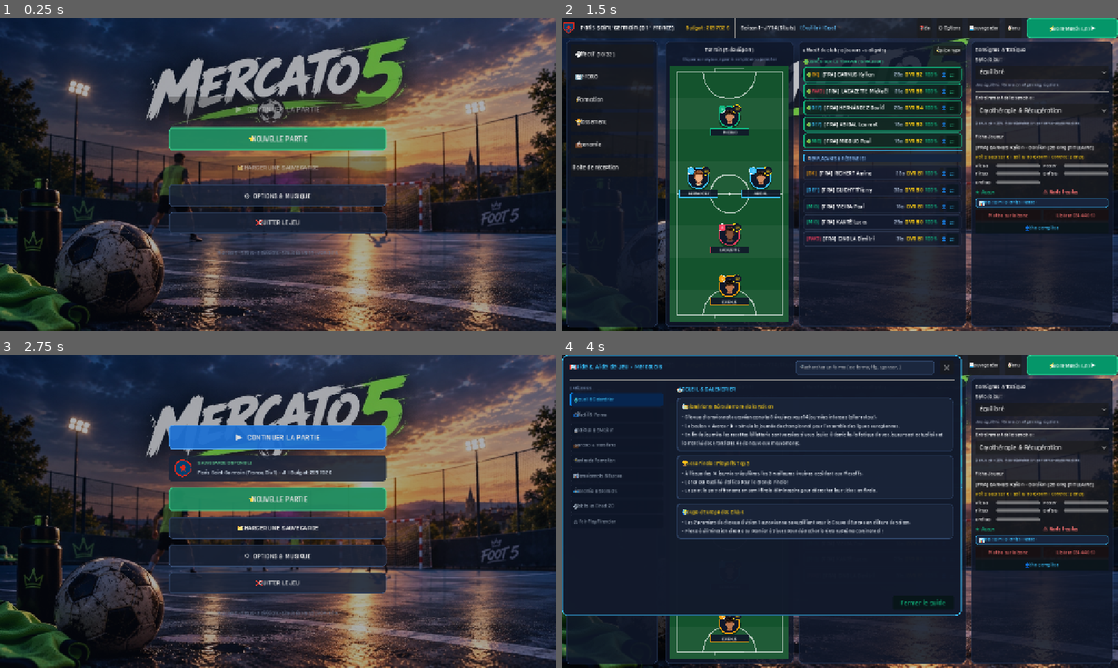
Above: before the commit, frames 1-4 (two rows, left to right).
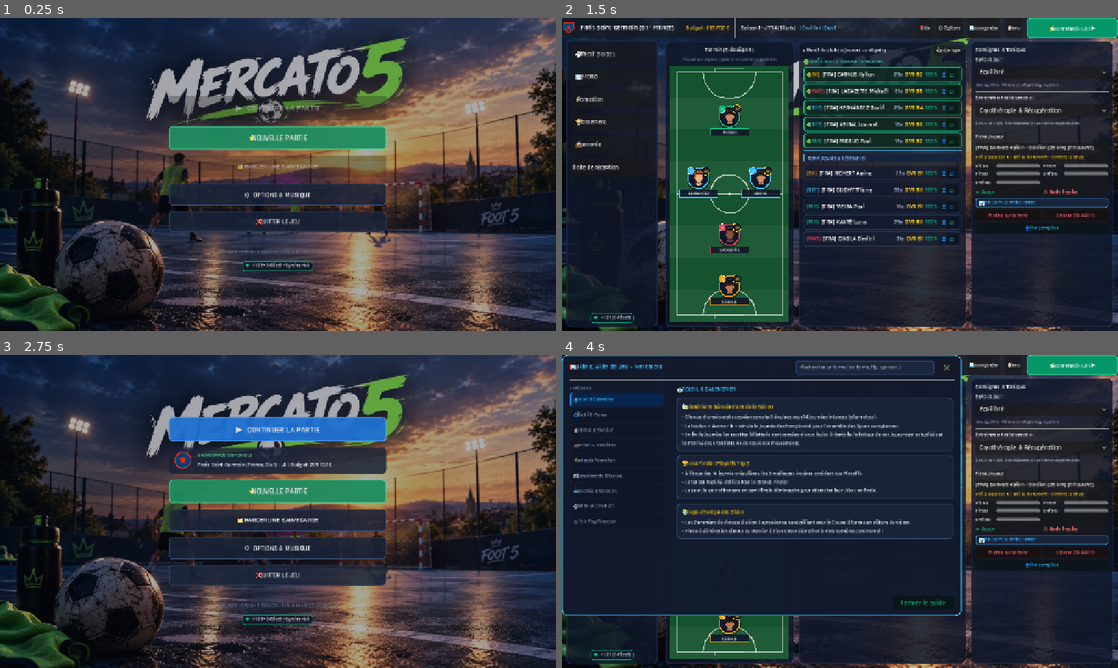
Above: after the commit, the same moments.

Repository: Kikodan/mercato5
Game: Godot game, scene res://scenes/MainMenu.tscn
The game is run twice, just before and just after one commit, with the same random seed, the same clock (stepped at 60 frames per second) and the same inputs.
Inputs:
- Up to frame 1 (0.25 s): no input
- Up to frame 2 (1.5 s): click "⭐ NOUVELLE PARTIE" at 0.5 s; click "🚀 Prendre les rênes de Paris …" at 1.25 s
- Up to frame 3 (2.75 s): click "🏠 Menu" at 2 s
- Up to frame 4 (4 s): click "▶ CONTINUER LA PARTIE" at 2.75 s; click "❓ Aide" at 3.5 s

The runs differ from the first frame. In frame 1, 2.7% of the frame differs, in the area x 30-70%, y 24-81%; in frame 2, 0.1%; in frame 3, 13%, in the area x 30-70%, y 19-87%; in frame 4, 0.1%.

Commit message:
feat: affichage version git coloree dans les menus et regulation saisonniere de la DNCG

Diff:
--- a/scenes/DashboardController.gd
+++ b/scenes/DashboardController.gd
@@ -12,6 +12,7 @@
 const HelpModal = preload("res://scenes/HelpModal.gd")
 const ClubTransferModal = preload("res://scenes/ClubTransferModal.gd")
 const SponsorNegotiationModal = preload("res://scenes/SponsorNegotiationModal.gd")
+const AppVersion = preload("res://scripts/AppVersion.gd")
 
 var player_club: Club
 var current_league: League
@@ -164,6 +165,16 @@
 	_render_squad_view()
 	_show_tab(tab_squad)
 
+	# Badge de version dans la barre latérale
+	var side_vbox = get_node_or_null("Body/SideNav/VBoxContainer")
+	if side_vbox != null:
+		var spacer = Control.new()
+		spacer.size_flags_vertical = Control.SIZE_EXPAND_FILL
+		side_vbox.add_child(spacer)
+		var ver_badge = AppVersion.create_version_badge(true)
+		ver_badge.size_flags_horizontal = Control.SIZE_SHRINK_CENTER
+		side_vbox.add_child(ver_badge)
+
 func _get_game_global() -> Node:
 	if is_inside_tree() and get_tree() != null and get_tree().root != null:
 		return get_tree().root.get_node_or_null("GameGlobal")
@@ -507,8 +518,6 @@
 	if player_club == null:
 		return
 
-	_update_recruitment_ban_status()
-
 	var fin = player_club.get_finances()
 	var total_wage = player_club.get_total_wage()
 	var weekly_fixed_income = fin.get_total_fixed_income()
@@ -539,12 +548,13 @@
 
 	var net_color = Color("34d399") if weekly_net >= 0 else Color("f87171")
 	var net_prefix = "+" if weekly_net >= 0 else ""
-	var net_status = "Recrutement Autorisé ✅" if weekly_net >= 0 else "Recrutement Interdit 🚫 (Déficit)"
+	var current_season_status = "S%d: Recrutement OK ✅" % current_season if not player_club.is_transfer_banned else "S%d: Sanction DNCG 🚫" % current_season
+	var next_season_forecast = "Prévisionnel S%d: Recrutement OK ✅" % (current_season + 1) if weekly_net >= 0 else "Prévisionnel S%d: Risque DNCG ⚠️" % (current_season + 1)
 	var card_net = _create_economy_kpi_card(
 		"📊 RÉSULTAT FIXE / SEMAINE",
 		"%s%s € / sem" % [net_prefix, FormatUtils.format_number(weekly_net)],
 		net_color,
-		"%s (Hors billetterie)" % net_status
+		"%s • %s" % [current_season_status, next_season_forecast]
 	)
 	card_net.size_flags_horizontal = Control.SIZE_EXPAND_FILL
 	kpi_hbox.add_child(card_net)
@@ -1844,12 +1854,10 @@
 	for c in list.get_children():
 		c.queue_free()
 
-	var is_recruiting_allowed = _update_recruitment_ban_status()
-
-	if player_club and not is_recruiting_allowed:
+	if player_club and player_club.is_transfer_banned:
 		var ban_panel = PanelContainer.new()
 		var ban_style = StyleBoxFlat.new()
-		ban_style.bg_color = Color(0.4, 0.08, 0.1, 0.95)
+		ban_style.bg_color = Color(0.35, 0.08, 0.10, 0.95)
 		ban_style.border_color = Color("f87171")
 		ban_style.border_width_left = 4
 		ban_style.set_corner_radius_all(8)
@@ -1860,10 +1868,18 @@
 		ban_panel.add_theme_stylebox_override("panel", ban_style)
 
 		var ban_lbl = Label.new()
-		var deficit = abs(player_club.get_fixed_net_result())
-		ban_lbl.text = "🚫 RECRUTEMENT SUSPENDU — RÉSULTAT FIXE DÉFICITAIRE (-%s / semaine)\nSelon les règles du Fair-Play Financier, vos entrées fixes garanties (sponsors + droits TV) doivent couvrir vos dépenses fixes (salaires + entretien).\nIl vous manque %s / semaine pour équilibrer vos comptes et lever immédiatement cette restriction.\n👉 Rendez-vous dans 'Économie' pour négocier des sponsors ou dans 'Effectif' pour dégraisser vos salaires !" % [
-			FormatUtils.format_number(deficit),
-			FormatUtils.format_money(deficit)
+		var cur_net = player_club.get_fixed_net_result()
+		var forecast_txt = ""
+		if cur_net >= 0:
+			forecast_txt = "Solde fixe actuel positif (+%s/sem) : si vous terminez la saison ainsi, la DNCG lèvera la sanction pour la Saison %d !" % [
+				FormatUtils.format_money(cur_net), current_season + 1
+			]
+		else:
+			forecast_txt = "Solde fixe actuel déficitaire (-%s/sem) : assainissez vos finances avant la fin de saison pour éviter la reconduction de la sanction !" % [
+				FormatUtils.format_money(abs(cur_net))
+			]
+		ban_lbl.text = "🚫 SANCTION DNCG ACTIVE (SAISON %d)\nLe recrutement (achats et signatures libres) est suspendu pour l'ensemble de la Saison %d suite au bilan déficitaire de la saison passée.\nLa décision est prise une fois par an en début d'exercice. Une nouvelle décision sera prise à la fin de cette saison.\n👉 %s" % [
+			current_season, current_season, forecast_txt
 		]
 		ban_lbl.autowrap_mode = TextServer.AUTOWRAP_WORD_SMART
 		ban_lbl.add_theme_font_size_override("font_size", 12)
@@ -2704,23 +2720,19 @@
 	_update_topbar()
 	_render_standings_view()
 
-func _update_recruitment_ban_status() -> bool:
-	if player_club == null:
-		return true
-	var net_fixed = player_club.get_fixed_net_result()
-	if net_fixed >= 0:
-		player_club.is_transfer_banned = false
-		return true
-	else:
-		player_club.is_transfer_banned = true
-		return false
-
 func _enter_interseason_day() -> void:
 	is_interseason = true
-	_update_recruitment_ban_status()
 	_update_topbar()
 	_render_standings_view()
-	show_toast("📅 Intersaison ouverte ! Ajustez vos finances (sponsors, effectif) avant de clôturer la saison.")
+	var net_fixed = player_club.get_fixed_net_result() if player_club else 0
+	if net_fixed >= 0:
+		show_toast("📅 Intersaison ouverte ! Bilan prévisionnel positif (+%s/sem) : recrutement autorisé en Saison %d." % [
+			FormatUtils.format_money(net_fixed), current_season + 1
+		])
+	else:
+		show_toast("⚠️ Bilan prévisionnel déficitaire (-%s/sem) ! Assainissez vos comptes avant de clôturer la saison." % [
+			FormatUtils.format_money(abs(net_fixed))
+		], true)
 
 func _on_trophy_acknowledged() -> void:
 	if trophy_modal.current_type == TrophyModal.TrophyType.LEAGUE:
@@ -2820,9 +2832,8 @@
 	)
 
 func open_club_transfer_negotiation(p: Player, seller: Club) -> void:
-	if not _update_recruitment_ban_status():
-		var deficit = abs(player_club.get_fixed_net_result())
-		show_toast("🚫 Recrutement interdit : résultat fixe déficitaire (-%s/sem). Assainissez vos comptes !" % FormatUtils.format_money(deficit), true)
+	if player_club and player_club.is_transfer_banned:
+		show_toast("🚫 Recrutement interdit cette saison par décision de la DNCG !", true)
 		return
 	if seller == null or seller == player_club:
 		open_negotiation(p, null, 0)
@@ -2836,9 +2847,8 @@
 	open_negotiation(p, seller, agreed_fee)
 
 func open_negotiation(p: Player, seller: Club = null, agreed_fee: int = 0) -> void:
-	if not _update_recruitment_ban_status():
-		var deficit = abs(player_club.get_fixed_net_result())
-		show_toast("🚫 Recrutement interdit : résultat fixe déficitaire (-%s/sem). Assainissez vos comptes !" % FormatUtils.format_money(deficit), true)
+	if player_club and player_club.is_transfer_banned:
+		show_toast("🚫 Recrutement interdit cette saison par décision de la DNCG !", true)
 		return
 	if p == null:
 		return
--- a/scenes/MainMenuController.gd
+++ b/scenes/MainMenuController.gd
@@ -4,6 +4,7 @@
 const SaveManager = preload("res://scripts/SaveManager.gd")
 const ClubBadge = preload("res://scripts/ClubBadge.gd")
 const OptionsMenuModal = preload("res://scenes/OptionsMenuModal.gd")
+const AppVersion = preload("res://scripts/AppVersion.gd")
 
 @onready var main_view: Control = $MainView
 @onready var btn_continue: Button = $MainView/VBox/MenuButtons/BtnContinue
@@ -38,6 +39,11 @@
 func _ready() -> void:
 	_check_save_state()
 	_show_main_view()
+
+	# Badge de version Git dans le menu principal
+	var ver_badge = AppVersion.create_version_badge()
+	ver_badge.size_flags_horizontal = Control.SIZE_SHRINK_CENTER
+	$MainView/VBox.add_child(ver_badge)
 
 	btn_continue.pressed.connect(_on_btn_continue_pressed)
 	btn_new_game.pressed.connect(_on_btn_new_game_pressed)
--- /dev/null
+++ b/scripts/AppVersion.gd
@@ -0,0 +1,88 @@
+class_name AppVersion
+extends RefCounted
+
+const VERSION_STRING: String = "v1.2.1"
+const FALLBACK_COMMIT: String = "045fcc8"
+const RELEASE_DATE: String = "2026-09-22"
+
+enum GitState {
+	SYNCED,         # 🟢 Synchronisé avec Git / commit propre
+	LOCAL_MODIFIED, # 🟡 Modifications locales non commitées (dev)
+	OUTDATED        # 🔴 Version obsolète ou divergente
+}
+
+static func get_git_info() -> Dictionary:
+	var commit_hash = FALLBACK_COMMIT
+	var state = GitState.SYNCED
+	var state_label = "Synchronisé"
+	var state_color = Color("10b981") # Vert émeraude
+
+	# Tenter une détection dynamique si disponible (Desktop / Éditeur)
+	if OS.has_feature("editor") or OS.has_feature("pc"):
+		var output: Array = []
+		var err_status = OS.execute("git", ["status", "--porcelain"], output, true)
+		if err_status == 0:
+			var status_str = "".join(output).strip_edges()
+			if not status_str.is_empty():
+				state = GitState.LOCAL_MODIFIED
+				state_label = "Modifié (dev)"
+				state_color = Color("f59e0b") # Orange / Ambre
+
+			var commit_output: Array = []
+			var err_commit = OS.execute("git", ["rev-parse", "--short", "HEAD"], commit_output, true)
+			if err_commit == 0 and not commit_output.is_empty():
+				commit_hash = "".join(commit_output).strip_edges()
+
+	return {
+		"version": VERSION_STRING,
+		"commit": commit_hash,
+		"state": state,
+		"state_label": state_label,
+		"color": state_color,
+		"release_date": RELEASE_DATE
+	}
+
+static func create_version_badge(compact: bool = false) -> PanelContainer:
+	var info = get_git_info()
+
+	var panel = PanelContainer.new()
+	var style = StyleBoxFlat.new()
+	style.bg_color = Color(0.06, 0.09, 0.15, 0.85)
+	style.set_corner_radius_all(6)
+	style.border_width_left = 1
+	style.border_width_top = 1
+	style.border_width_right = 1
+	style.border_width_bottom = 1
+	style.border_color = Color(info["color"].r, info["color"].g, info["color"].b, 0.5)
+	style.content_margin_left = 8
+	style.content_margin_right = 8
+	style.content_margin_top = 3
+	style.content_margin_bottom = 3
+	panel.add_theme_stylebox_override("panel", style)
+
+	var hbox = HBoxContainer.new()
+	hbox.add_theme_constant_override("separation", 6)
+	hbox.alignment = BoxContainer.ALIGNMENT_CENTER
+
+	# Pastille lumineuse couleur Git
+	var dot_lbl = Label.new()
+	dot_lbl.text = "●"
+	dot_lbl.add_theme_color_override("font_color", info["color"])
+	dot_lbl.add_theme_font_size_override("font_size", 11)
+	hbox.add_child(dot_lbl)
+
+	# Texte de version
+	var ver_lbl = Label.new()
+	if compact:
+		ver_lbl.text = "%s [%s]" % [info["version"], info["commit"]]
+	else:
+		ver_lbl.text = "%s • %s • %s" % [info["version"], info["commit"], info["state_label"]]
+	ver_lbl.add_theme_color_override("font_color", Color("cbd5e1"))
+	ver_lbl.add_theme_font_size_override("font_size", 11)
+	hbox.add_child(ver_lbl)
+
+	panel.add_child(hbox)
+	panel.tooltip_text = "Mercato 5 — Version %s\nCommit Git : %s\nÉtat : %s\nDate : %s" % [
+		info["version"], info["commit"], info["state_label"], info["release_date"]
+	]
+	return panel
Not shown, added: scripts/AppVersion.gd.uid
Not shown, changed: build/web/index.html
Not shown, changed: build/web/index.pck
